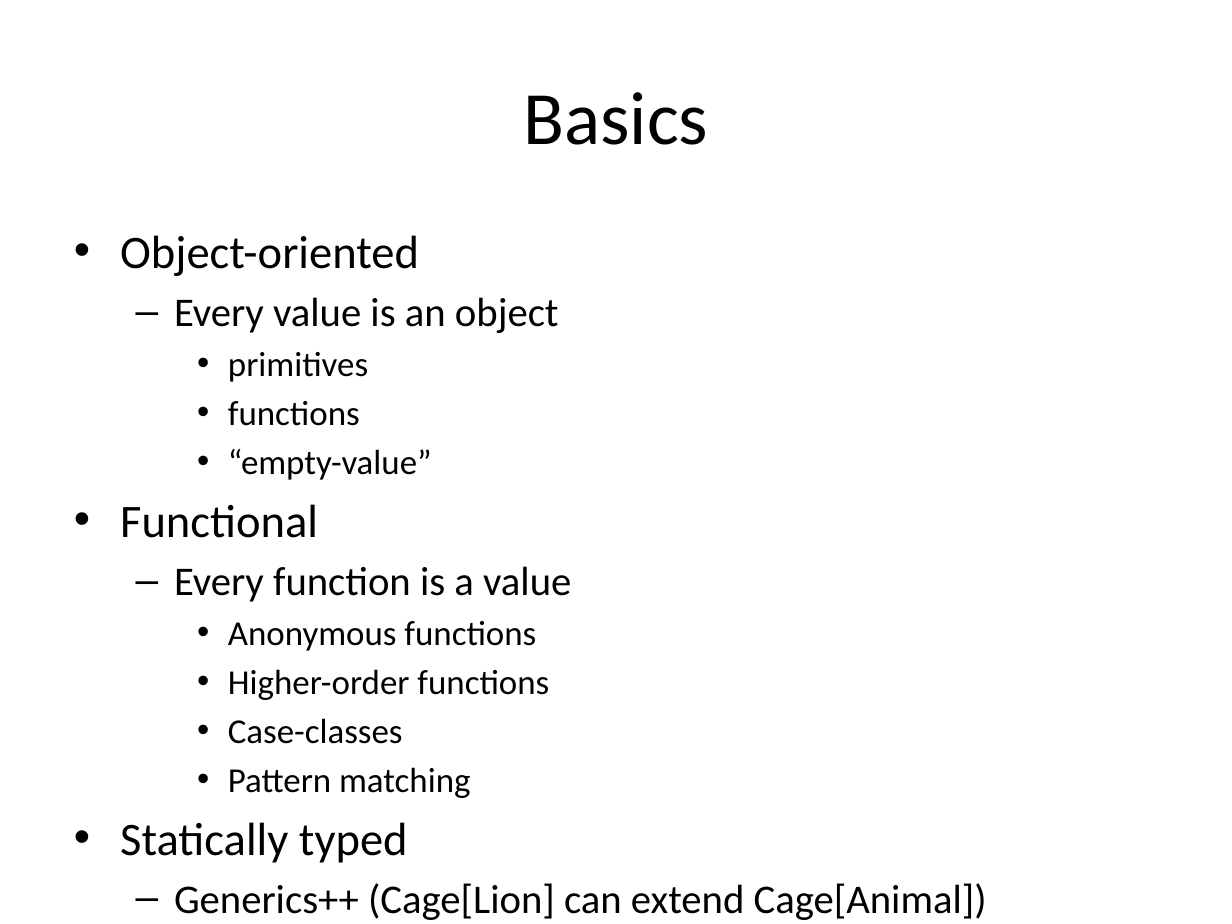
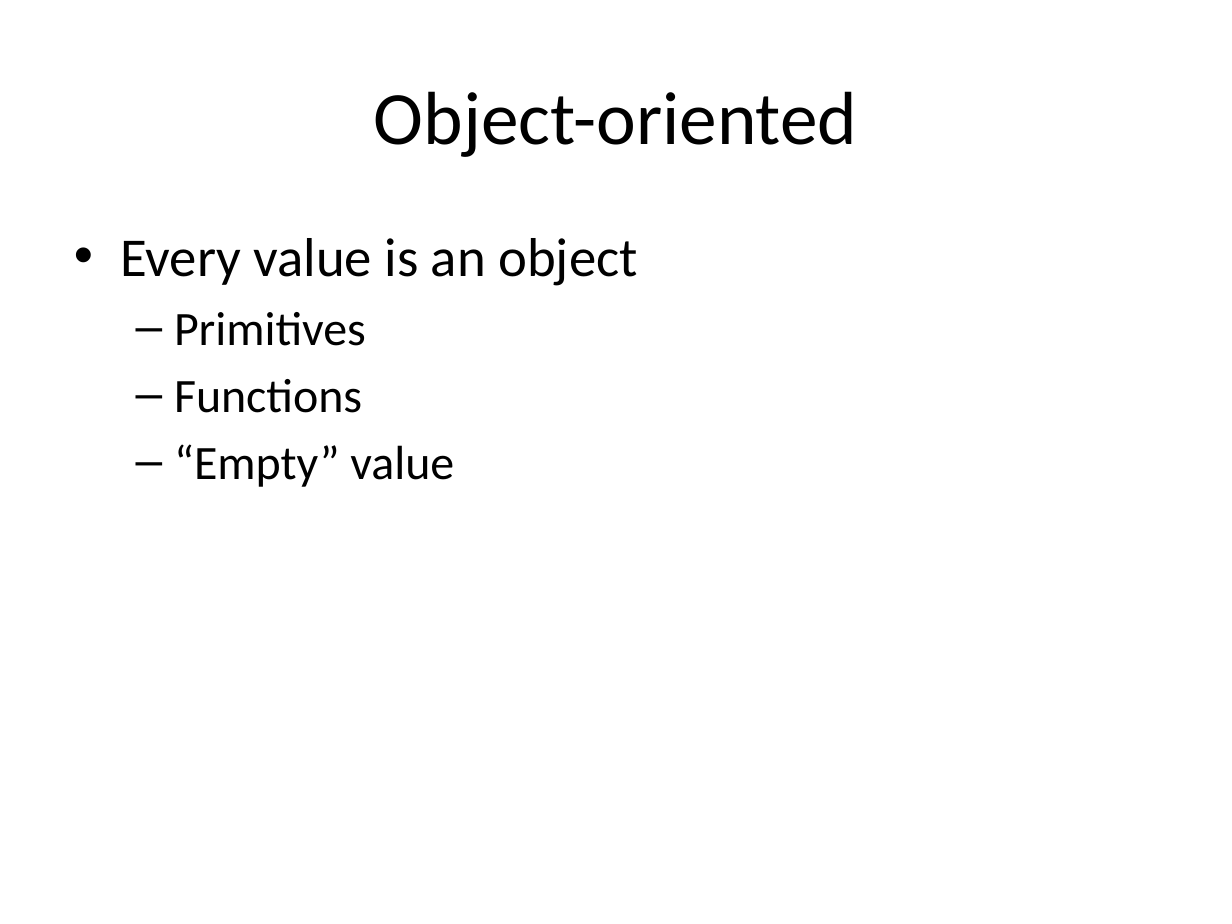
Before and after one commit to Igerly/scalaBasics, a slide deck: slide 3 of Scala.pptx (slide 2 before the commit). Drawn at 1232x924 pixels with LibreOffice and Linux fonts; fonts in the diff are those of the drawing. Boxes give left, top, right and bottom in pixels: in the first picture for what was removed or moved away, otherwise in the second. Text is boxed around its words. In the diff, an @@ line names an element or a change of style, - is before the commit and + after.

```diff
--- a/Scala.pptx
+++ b/Scala.pptx
@@ title at bbox=[374, 91, 857, 157]: text changed @@
-Basics
+Object-oriented
@@ text at bbox=[120, 235, 419, 276]: paragraph removed @@
-• Object-oriented
@@ text at bbox=[120, 238, 637, 286]: size 23.8 to 32 pt in "Every value is an object"; bullet – to •; list level 2 to 1 in "Every value is an object" @@
@@ text at bbox=[174, 312, 454, 487]: text changed; size 20.4 to 28 pt @@
-    • primitives
-    • functions
-    • “empty-value”
-• Functional
-  – Every function is a value
-    • Anonymous functions
-    • Higher-order functions
-    • Case-classes
-    • Pattern matching
-• Statically typed
-  – Generics++ (Cage[Lion] can extend Cage[Animal])
+  – Primitives
+  – Functions
+  – “Empty” value
```
Also in this commit, not shown: 2 other slides changed, 6 slides added, 1 slide removed, 13 other files.
